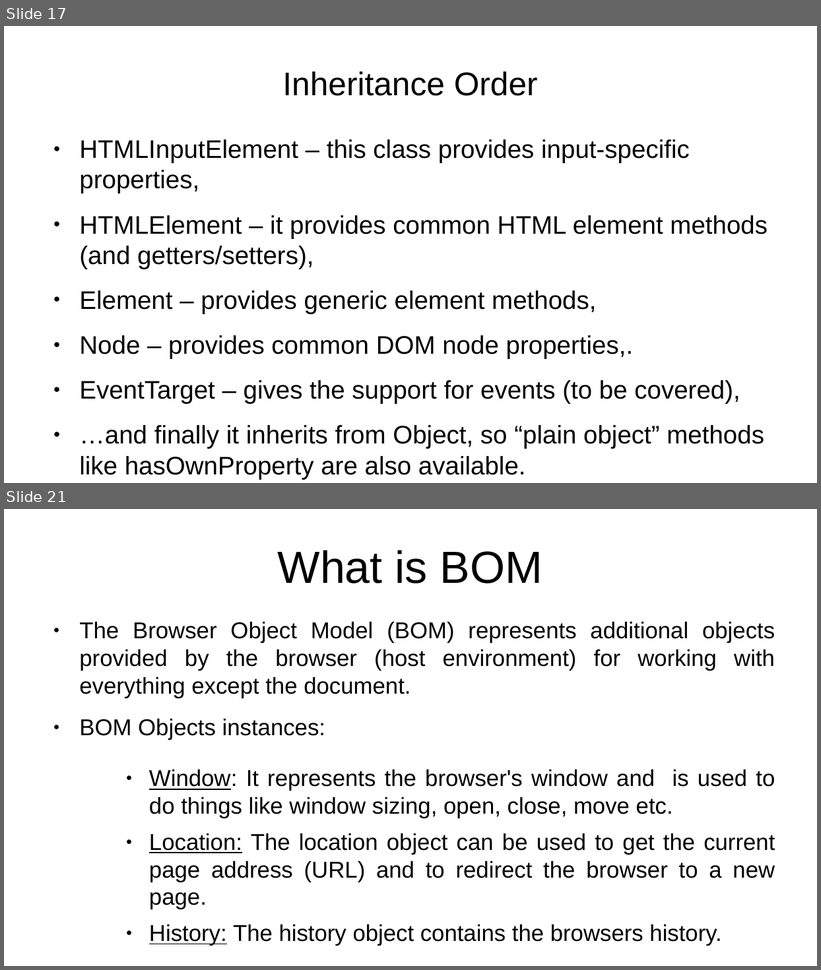
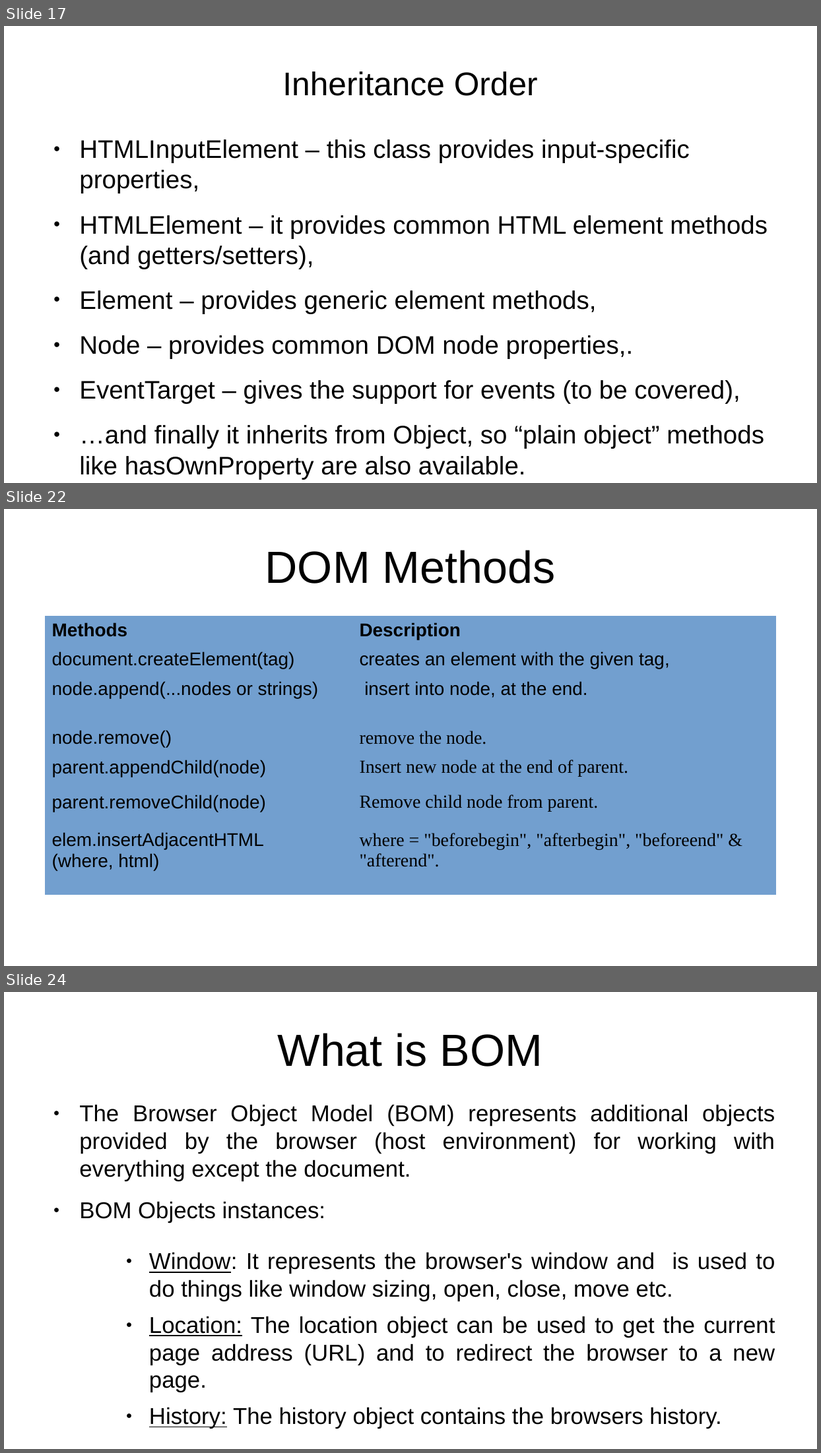
Before and after one commit to rajeshchauhan23102008/documents, a slide deck: src/courses/javascript/Javascript - No Theme.odp. Shown one above the other, each under a label of ours: slides 17 and 21 before the commit, slides 17, 22 and 24 after it; the slides between them are not shown. The pictures are 821x970 and 821x1453 pixels, drawn with LibreOffice and Linux fonts; fonts in the diff are those of the drawing. Boxes give left, top, right and bottom in pixels: in the first picture for what was removed or moved away, otherwise in the second. Text is boxed around its words. In the diff, an @@ line names an element or a change of style, - is before the commit and + after.

```diff
--- a/src/courses/javascript/Javascript - No Theme.odp
+++ b/src/courses/javascript/Javascript - No Theme.odp
@@ slide 22 added at (4,509,817,966), background #FFFFFF @@
@@ title added at (265,550,556,584), 44 pt, text #000000 @@
+DOM Methods
@@ table added at (44,616,777,891), 7 rows, 2 columns @@
+Methods | Description
+document.createElement(tag) | creates an element with the given tag,
+node.append(...nodes or strings) | insert into node, at the end.
+node.remove() | remove the node.
+parent.appendChild(node) | Insert new node at the end of parent.
+parent.removeChild(node) | Remove child node from parent.
+elem.insertAdjacentHTML / (where, html) | where = "beforebegin", "afterbegin", "beforeend" & "afterend".
@@ what was slide 21 is now slide 24 @@
```
Also in this commit, not shown: 9 slides changed, 2 other slides added.
